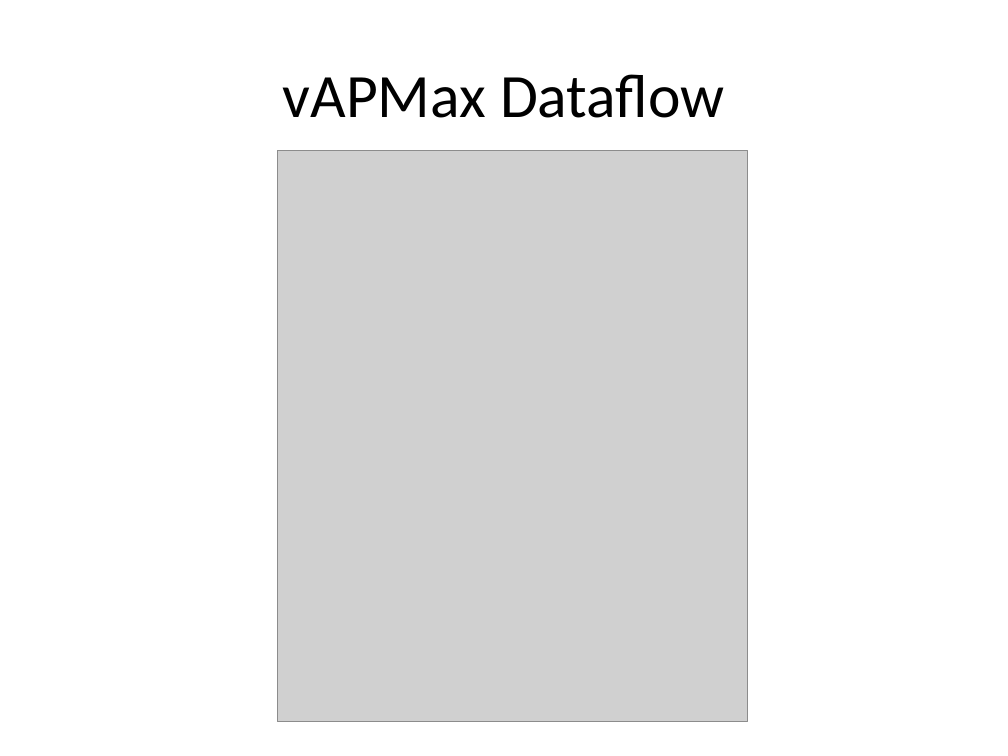
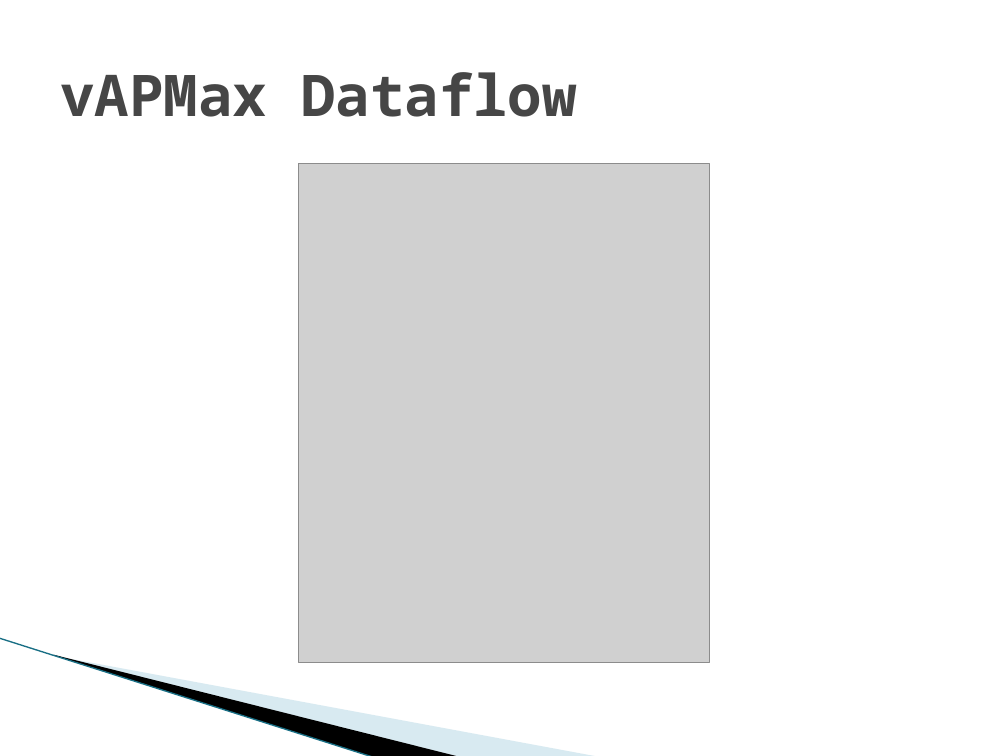
Before and after one commit to SDSMT-CSC/STBMF, a slide deck: slide 15 of docs/srDesign_ClientPresentation2.pptx (slide 12 before the commit). Drawn at 1008x756 pixels with LibreOffice and Linux fonts; fonts in the diff are those of the drawing; grey boxes stand for pictures; background and template pictures are left out. Boxes give left, top, right and bottom in pixels: in the first picture for what was removed or moved away, otherwise in the second. Text is boxed around its words. In the diff, an @@ line names an element or a change of style, - is before the commit and + after.

Commit message:
Updated slides to final format

```diff
--- a/docs/srDesign_ClientPresentation2.pptx
+++ b/docs/srDesign_ClientPresentation2.pptx
@@ title "vAPMax Dataflow" at [60, 72, 576, 117]: size 44 to 41 pt, font Calibri to Noto Sans Mono, text colour #000000 to #464646, bold on; alignment centre to left @@
@@ picture: place and size @@
-picture at [277, 150, 748, 722]
+picture at [298, 163, 709, 662]
@@ line added from (0, 638) to (374, 756), #97C5D8 0.95 pt @@
@@ freeform shape added at [53, 654, 461, 756], fill #000000 @@
@@ freeform shape added at [55, 655, 600, 756], fill #A0CBDC at 40% opacity @@
```
Also in this commit, not shown: 14 other slides changed, 5 slides added, 1 slide removed.
